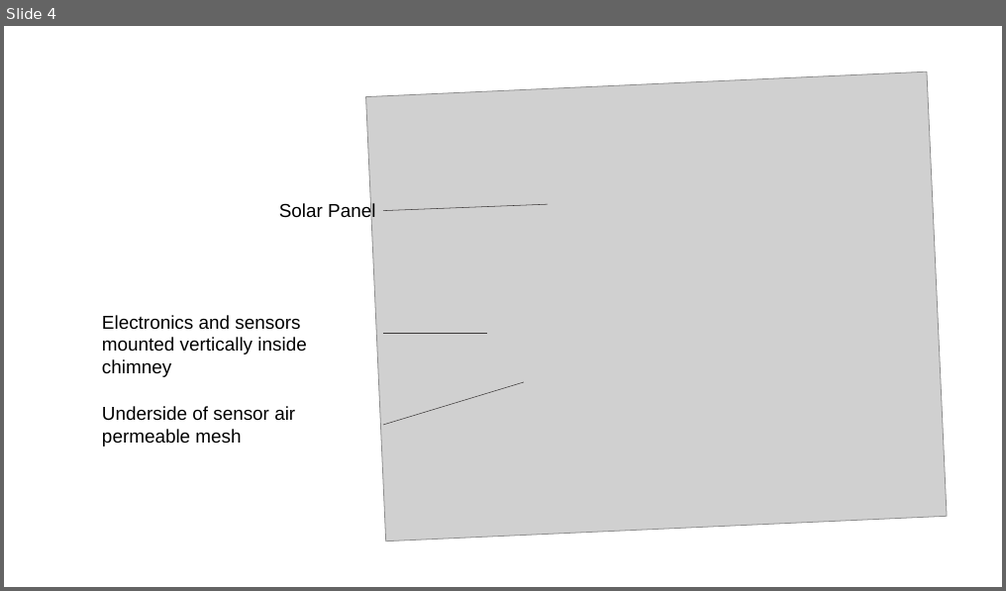
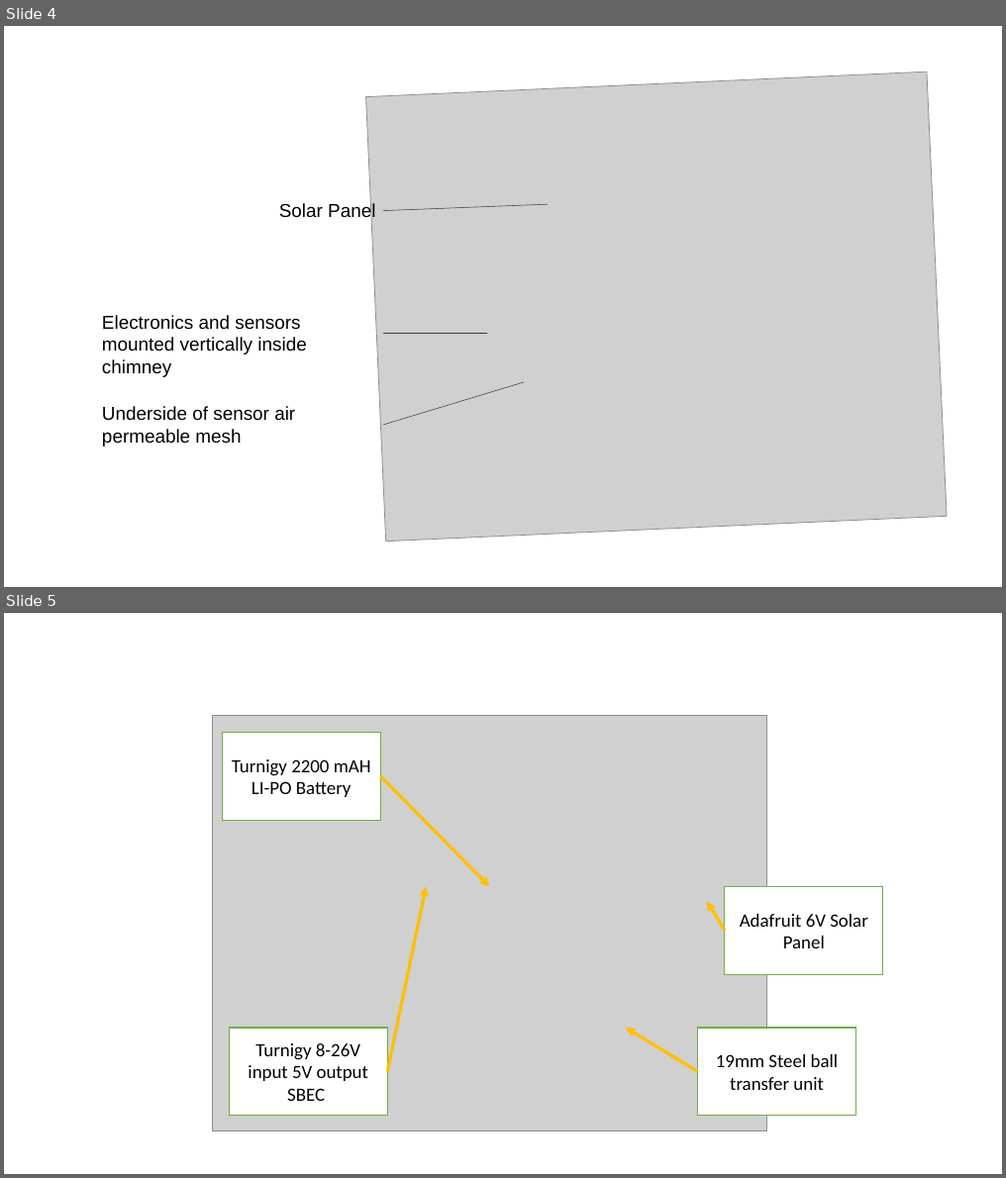
Before and after one commit to mjribeiro/AI-Challenge-2020, a slide deck: Written Report/Engineering_hardware/Engineering_hardware_Figures/engineering_figures_ppt.pptx. Shown one above the other, each under a label of ours: slide 4 before the commit, slides 4 and 5 after it. The pictures are 1006x591 and 1006x1178 pixels, drawn with LibreOffice and Linux fonts; fonts in the diff are those of the drawing; grey boxes stand for pictures. Boxes give left, top, right and bottom in pixels: in the first picture for what was removed or moved away, otherwise in the second. Text is boxed around its words. In the diff, an @@ line names an element or a change of style, - is before the commit and + after.

```diff
--- a/Written Report/Engineering_hardware/Engineering_hardware_Figures/engineering_figures_ppt.pptx
+++ b/Written Report/Engineering_hardware/Engineering_hardware_Figures/engineering_figures_ppt.pptx
@@ slide 5 added at [4, 613, 1002, 1174], background #FFFFFF @@
@@ picture added at [212, 716, 766, 1131] @@
@@ rectangle added at [222, 732, 380, 820], fill #FFFFFF, outline #70AD47 1 pt, 18 pt, text #000000 @@
+Turnigy 2200 mAH LI-PO Battery
@@ arrow added from (380, 776) to (490, 887), #FFC000 3 pt @@
@@ arrow added from (387, 1072) to (426, 887), #FFC000 3 pt @@
@@ arrow added from (725, 931) to (707, 902), #FFC000 3 pt @@
@@ rectangle added at [725, 887, 884, 974], fill #FFFFFF, outline #70AD47 1 pt, 18 pt, text #000000 @@
+Adafruit 6V Solar Panel
@@ rectangle added at [230, 1028, 388, 1115], fill #FFFFFF, outline #70AD47 1 pt, 18 pt, text #000000 @@
+Turnigy 8-26V input 5V output SBEC
@@ arrow added from (698, 1072) to (626, 1028), #FFC000 3 pt @@
@@ rectangle added at [698, 1028, 856, 1115], fill #FFFFFF, outline #70AD47 1 pt, 18 pt, text #000000 @@
+19mm Steel ball transfer unit
```
Also in this commit, not shown: 1 other slide added, 9 other files.
